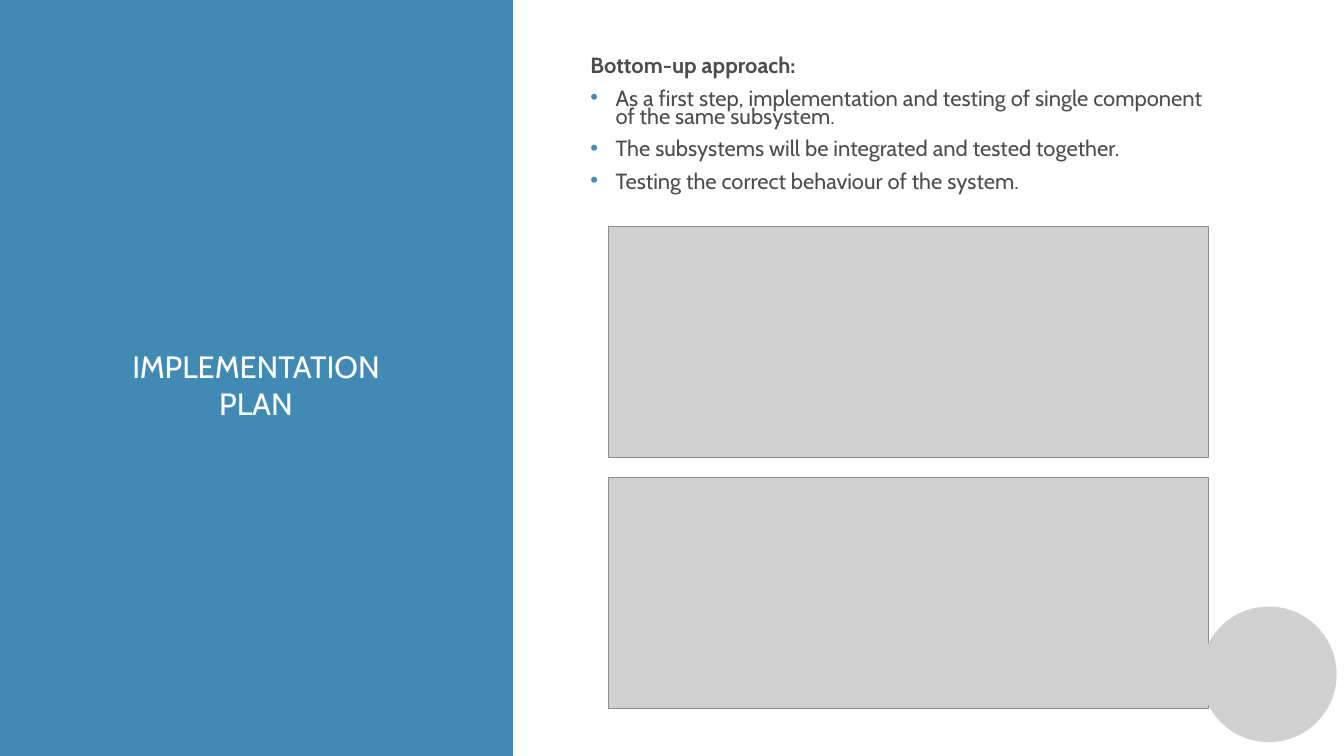
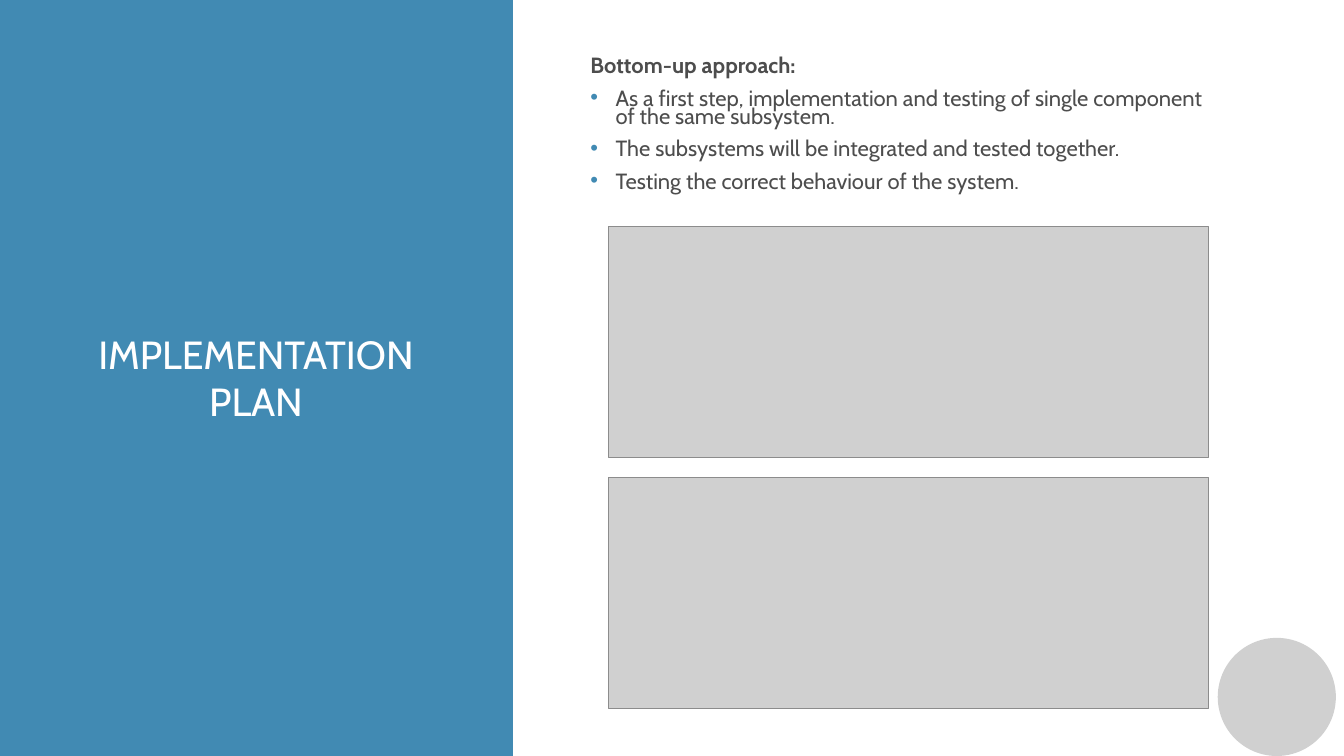
Before and after one commit to manuelsalamino/SoftwareEngineering2-Project, a slide deck: slide 15 of Presentazione standard3.pptx. Drawn at 1344x756 pixels with LibreOffice and Linux fonts; fonts in the diff are those of the drawing; grey boxes stand for pictures; background and template pictures are left out. Boxes give left, top, right and bottom in pixels: in the first picture for what was removed or moved away, otherwise in the second. Text is boxed around its words. In the diff, an @@ line names an element or a change of style, - is before the commit and + after.

```diff
--- a/Presentazione standard3.pptx
+++ b/Presentazione standard3.pptx
@@ text "IMPLEMENTATION PLAN": place and size @@
-text "IMPLEMENTATION PLAN" at (132,356,379,415)
+text "IMPLEMENTATION PLAN" at (98,341,413,416)
@@ text "IMPLEMENTATION PLAN" at (98,341,413,416): size 22 to 28 pt @@
@@ picture: place and size @@
-picture at (1202,607,1338,743)
+picture at (1218,638,1336,756)
```
Also in this commit, not shown: 15 other slides changed.
